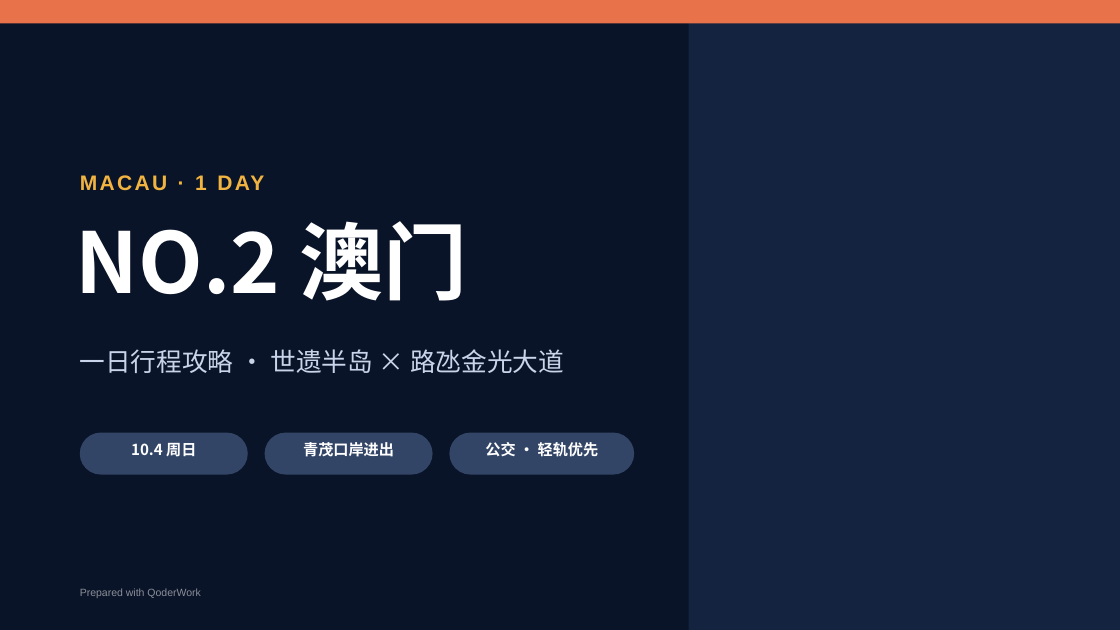
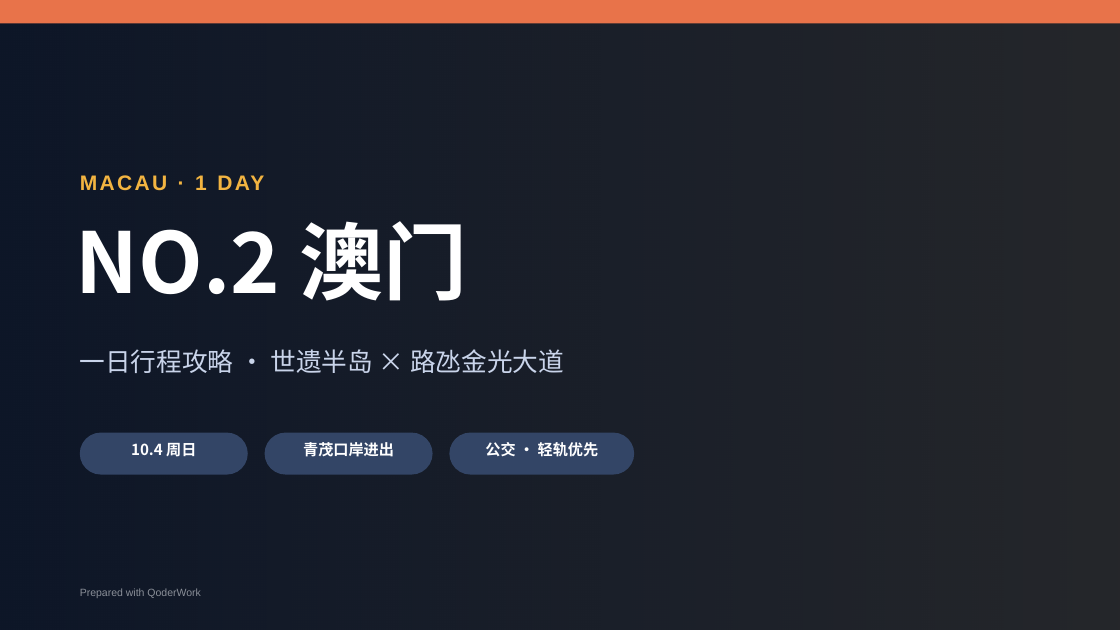
Before and after one commit to tingyuwang888/ai-workspace, a slide deck: slide 1 of 日常/2026-09-29/NO.2澳门攻略_10.4.pptx. Drawn at 1120x630 pixels with LibreOffice and Linux fonts; fonts in the diff are those of the drawing; background and template pictures are left out; a plain dark background stands for a picture behind light text. Boxes give left, top, right and bottom in pixels: in the first picture for what was removed or moved away, otherwise in the second. Text is boxed around its words. In the diff, an @@ line names an element or a change of style, - is before the commit and + after.

Commit message:
[2026-09-29] 日常 - 澳门PPT:封面换澳门天际线景色

```diff
--- a/日常/2026-09-29/NO.2澳门攻略_10.4.pptx
+++ b/日常/2026-09-29/NO.2澳门攻略_10.4.pptx
@@ background #FFFFFF to picture (left out) @@
@@ rectangle: place and size @@
-rectangle at [0,0,689,630]
+rectangle at [0,0,1120,630]
@@ rectangle at [0,0,1120,630]: fill #0A1428 to gradient #0A1428 @@
@@ rectangle removed at [0,0,1120,630] @@
```
